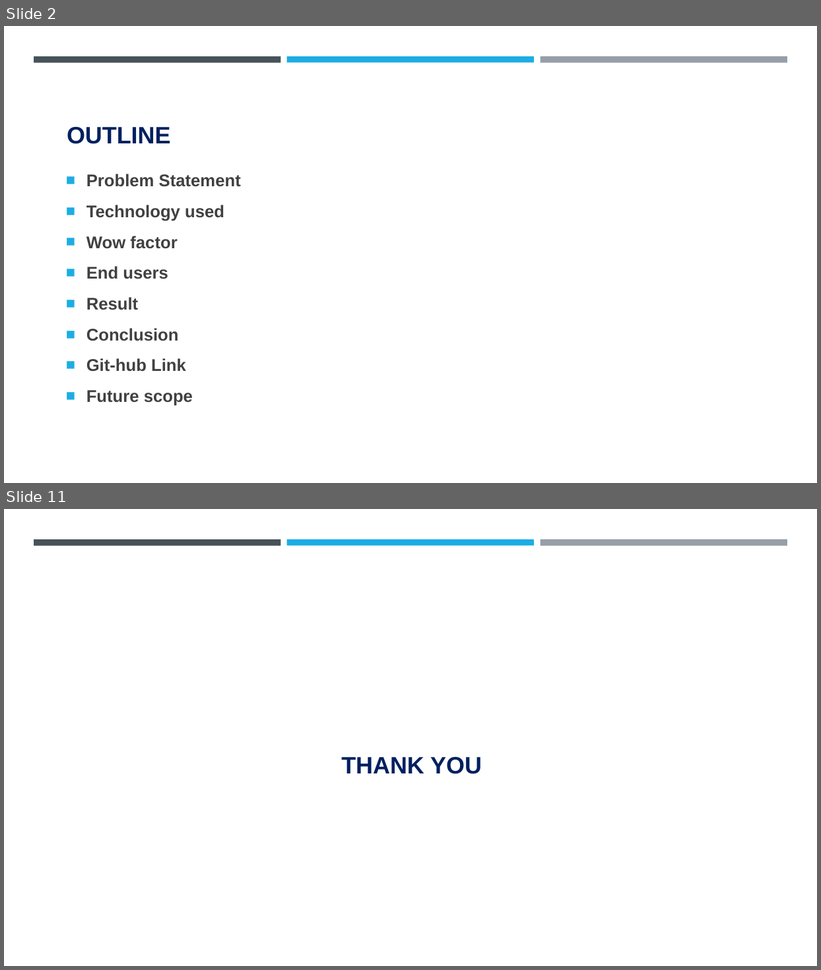
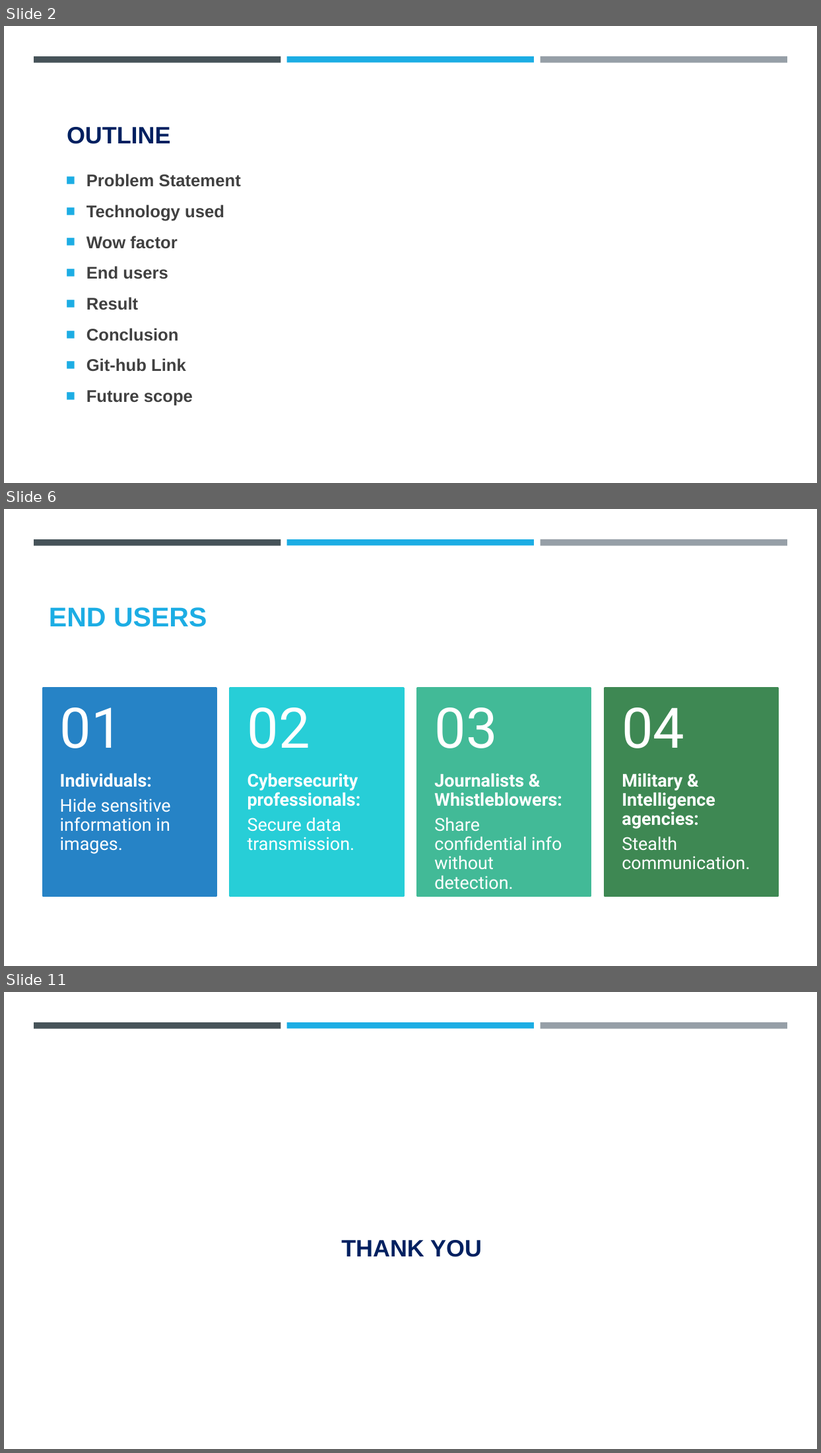
Before and after one commit to Akshay-S-Gupta/IBM-Cybersecurity-Internship, a slide deck: steganography_project.pptx. Shown one above the other, each under a label of ours: slides 2 and 11 before the commit, slides 2, 6 and 11 after it; the slides between them are not shown. The pictures are 821x970 and 821x1453 pixels, drawn with LibreOffice and Linux fonts; fonts in the diff are those of the drawing; background and template pictures are left out. Boxes give left, top, right and bottom in pixels: in the first picture for what was removed or moved away, otherwise in the second. Text is boxed around its words. In the diff, an @@ line names an element or a change of style, - is before the commit and + after.

```diff
--- a/steganography_project.pptx
+++ b/steganography_project.pptx
@@ slide 6 added at [4,509,817,966], background #FFFFFF; not listed: 3 template elements that a slide beside it also shows @@
@@ title added at [49,607,207,627], 32 pt, text #1CADE4, bold @@
+END USERS
@@ group added at [43,689,778,896]: 8 texts, 4 rectangles @@
+Individuals:
+Hide sensitive information in images.
+01
+Cybersecurity professionals:
+Secure data transmission.
+02
+Journalists & Whistleblowers:
+Share confidential info without detection.
+03
+Military & Intelligence agencies:
+Stealth communication.
+04
```
Also in this commit, not shown: 2 slides changed, 5 other slides added, 6 slides removed, 2 other files.
